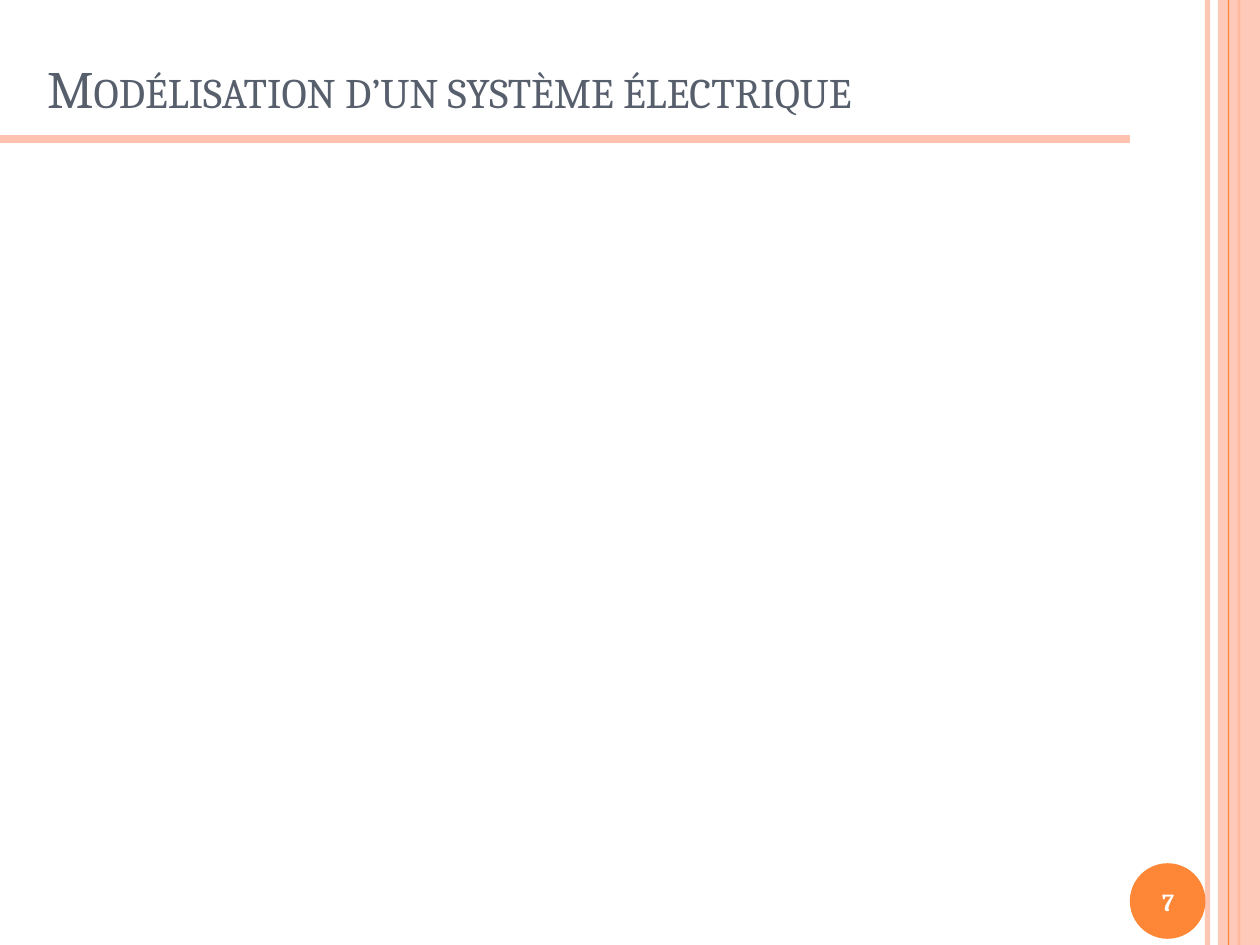
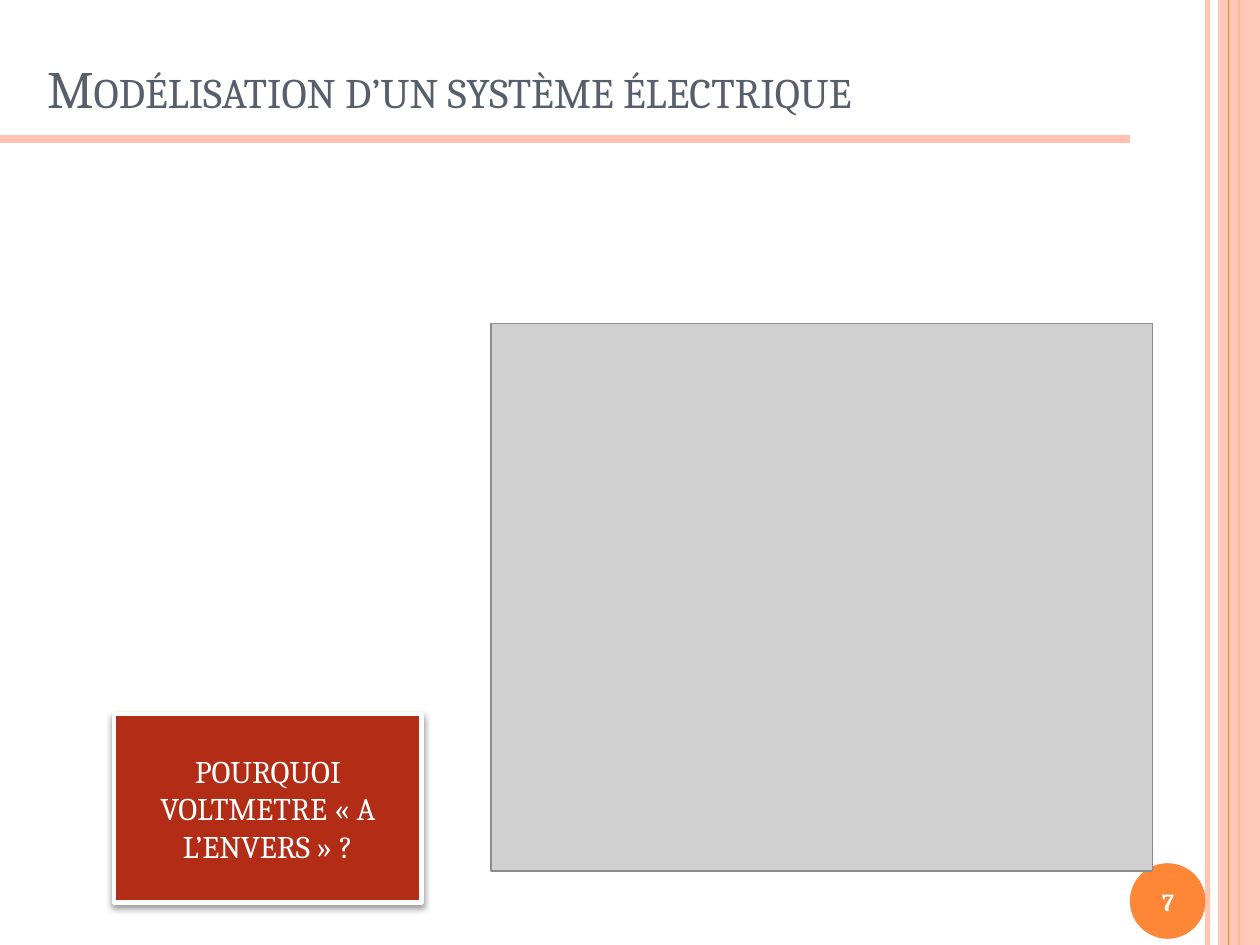
Before and after one commit to xpessoles/Formations, a slide deck: slide 7 of ModelisationMultiphysique/ModelisationMultiphysique.pptx. Drawn at 1260x945 pixels with LibreOffice and Linux fonts; fonts in the diff are those of the drawing; grey boxes stand for pictures. Boxes give left, top, right and bottom in pixels: in the first picture for what was removed or moved away, otherwise in the second. Text is boxed around its words. In the diff, an @@ line names an element or a change of style, - is before the commit and + after.

```diff
--- a/ModelisationMultiphysique/ModelisationMultiphysique.pptx
+++ b/ModelisationMultiphysique/ModelisationMultiphysique.pptx
@@ picture added at box(491, 324, 1153, 871) @@
@@ rectangle added at box(115, 714, 422, 903), fill #B32C16, outline #FFFFFF 2.75 pt, 18 pt, text #FFFFFF @@
+POURQUOI VOLTMETRE « A L’ENVERS » ?
```
Also in this commit, not shown: 1 other slide changed, 5 slides added, 2 other files.
